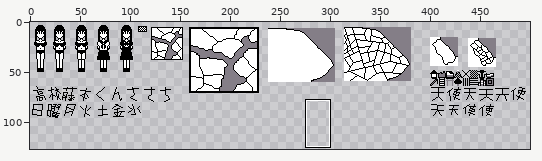
File history of a pixel-art file, anime/anime-8bit/new/painting-sandbox/Spriate-0001.ase. Above, an overview of the earlier version with the close-up marked.
Close-up. First the earlier version:
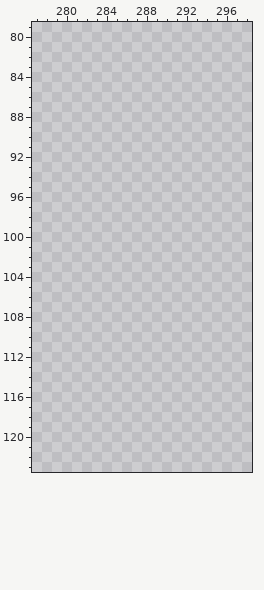
500x250 pixels, 1 frame. Shown: x 277..298, y 79..123. The wide view leaves out empty margins. The commit also changed other parts of the picture, which this record leaves out.
Palette (. is transparent): 
New version:
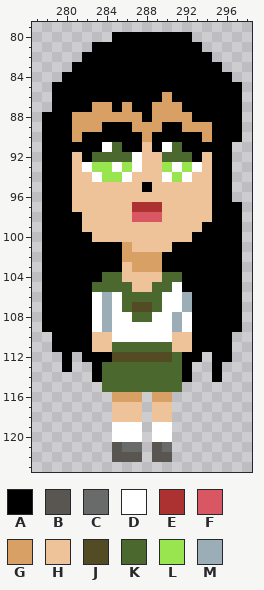
Colours new in this view: A #000000  B #595652  C #696a6a  D #ffffff  E #ac3232  F #d95763  G #d9a066  H #eec39a  J #524b24  K #4b692f  L #99e550  M #9badb7
Diff:
{"y":80,"x":285,"old":"........","new":"AAAAAAAA"}
{"y":81,"x":283,"old":"...........","new":"AAAAAAAAAAA"}
{"y":82,"x":282,"old":".............","new":"AAAAAAAAAAAAA"}
{"y":83,"x":281,"old":"...............","new":"AAAAAAAAAAAAAAA"}
{"y":84,"x":280,"old":".................","new":"AAAAAAAAAAAAAAAAA"}
{"y":85,"x":279,"old":"...................","new":"AAAAAAAAAAAAAAAAAAA"}
{"y":86,"x":279,"old":"...................","new":"AAAAAAAAAAAGAAAAAAA"}
{"y":87,"x":279,"old":"...................","new":"AAAAGGAGAAGGGAAAAAA"}
{"y":88,"x":278,"old":"....................","new":"AAAGGGGGGGAGGGGAAAAA"}
{"y":89,"x":278,"old":"....................","new":"AAAGGGAAAGGGAAGGGAAA"}
{"y":90,"x":278,"old":"....................","new":"AAAGAAAAAAGAAAAAGAAA"}
{"y":91,"x":278,"old":"...................","new":"AAAAAADKAAHADKAAAAA"}
{"y":92,"x":278,"old":"...................","new":"AAAHAKKKKDHHKKKAHAA"}
{"y":93,"x":278,"old":"...................","new":"AAAHDLLDLDHHLDLDHAA"}
{"y":94,"x":278,"old":"...................","new":"AAAHHDLLDHHHDLDHHAA"}
{"y":95,"x":278,"old":"...................","new":"AAAHHHHHHHAHHHHHHAA"}
{"y":96,"x":278,"old":"...................","new":"AAAHHHHHHHHHHHHHHAA"}
{"y":97,"x":278,"old":"....................","new":"AAAHHHHHHEEEHHHHHAAA"}
{"y":98,"x":278,"old":"....................","new":"AAAAHHHHHFFFHHHHHAAA"}
{"y":99,"x":278,"old":"....................","new":"AAAAHHHHHHHHHHHHAAAA"}
{"y":100,"x":278,"old":"....................","new":"AAAAAHHHHHHHHHHAAAAA"}
{"y":101,"x":278,"old":"....................","new":"AAAAAAAAGHHHHAAAAAAA"}
{"y":102,"x":278,"old":"....................","new":"AAAAAAAAGGGGAAAAAAAA"}
{"y":103,"x":278,"old":"....................","new":"AAAAAAAAHGGGAAAAAAAA"}
{"y":104,"x":278,"old":"....................","new":"AAAAAAKKHHHHKKAAAAAA"}
{"y":105,"x":278,"old":"....................","new":"AAAAAKKKKHHKKDAAAAAA"}
{"y":106,"x":278,"old":"....................","new":"AAAAADMDKKKKDDMAAAAA"}
{"y":107,"x":278,"old":"....................","new":"AAAAADMDKJJKDDMAAAAA"}
{"y":108,"x":278,"old":"....................","new":"AAAAADMDDKKDDMDAAAAA"}
{"y":109,"x":278,"old":"....................","new":"AAAAADMDDDDDDMDAAAAA"}
{"y":110,"x":279,"old":"..................","new":"AAAAHHDDDDDDHHAAAA"}
{"y":111,"x":279,"old":"..................","new":"AAAAHHKKKKKKHHAAAA"}
{"y":112,"x":280,"old":".","new":"A"}
{"y":112,"x":282,"old":"............","new":"AAAJJJJJJKAA"}
{"y":112,"x":295,"old":"..","new":"AA"}
{"y":113,"x":280,"old":".","new":"A"}
{"y":113,"x":283,"old":"..........","new":"AKKKKKKKKA"}
{"y":113,"x":295,"old":".","new":"A"}
{"y":114,"x":283,"old":"..........","new":"AKKKKKKKKA"}
{"y":114,"x":295,"old":".","new":"A"}
{"y":115,"x":284,"old":"........","new":"KKKKKKKK"}
{"y":116,"x":285,"old":"...","new":"GGG"}
{"y":116,"x":289,"old":"..","new":"GG"}
{"y":117,"x":285,"old":"...","new":"HHH"}
{"y":117,"x":289,"old":"..","new":"HH"}
{"y":118,"x":285,"old":"...","new":"HHH"}
{"y":118,"x":289,"old":"..","new":"HH"}
{"y":119,"x":285,"old":"...","new":"DDD"}
{"y":119,"x":289,"old":"..","new":"DD"}
{"y":120,"x":285,"old":"...","new":"DDD"}
{"y":120,"x":289,"old":"..","new":"DD"}
{"y":121,"x":285,"old":"...","new":"BCC"}
{"y":121,"x":289,"old":"..","new":"BC"}
{"y":122,"x":285,"old":"...","new":"BBB"}
{"y":122,"x":289,"old":"..","new":"BB"}
{"label":"added","picture_box":[42,32,242,462]}
